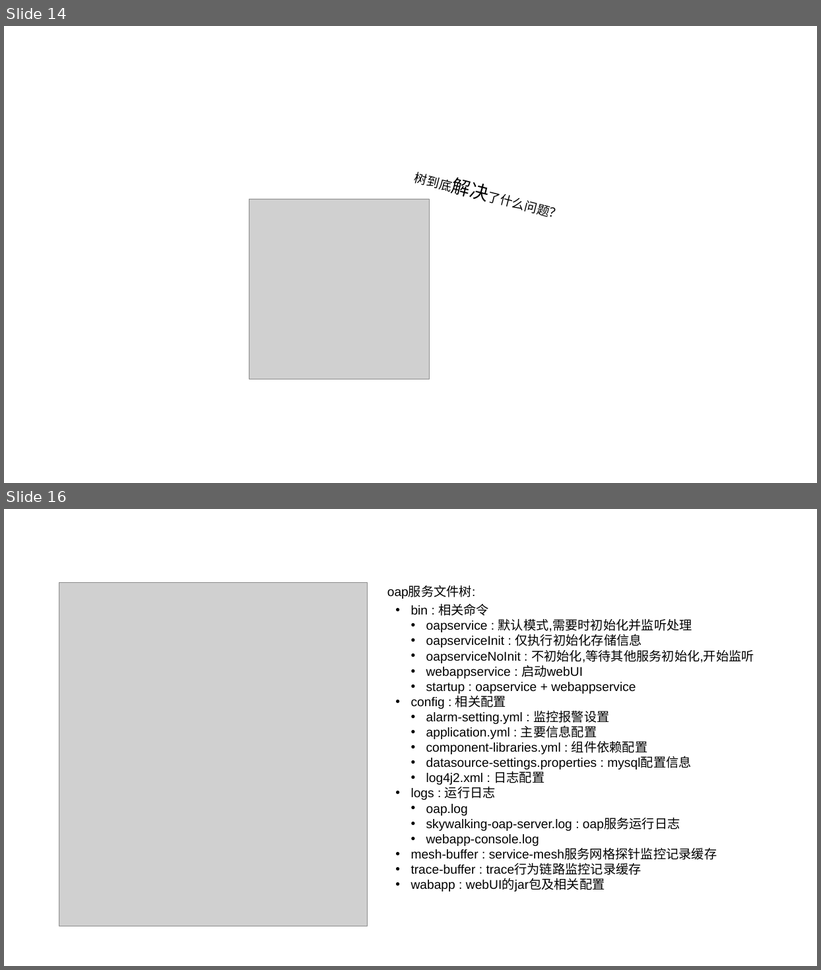
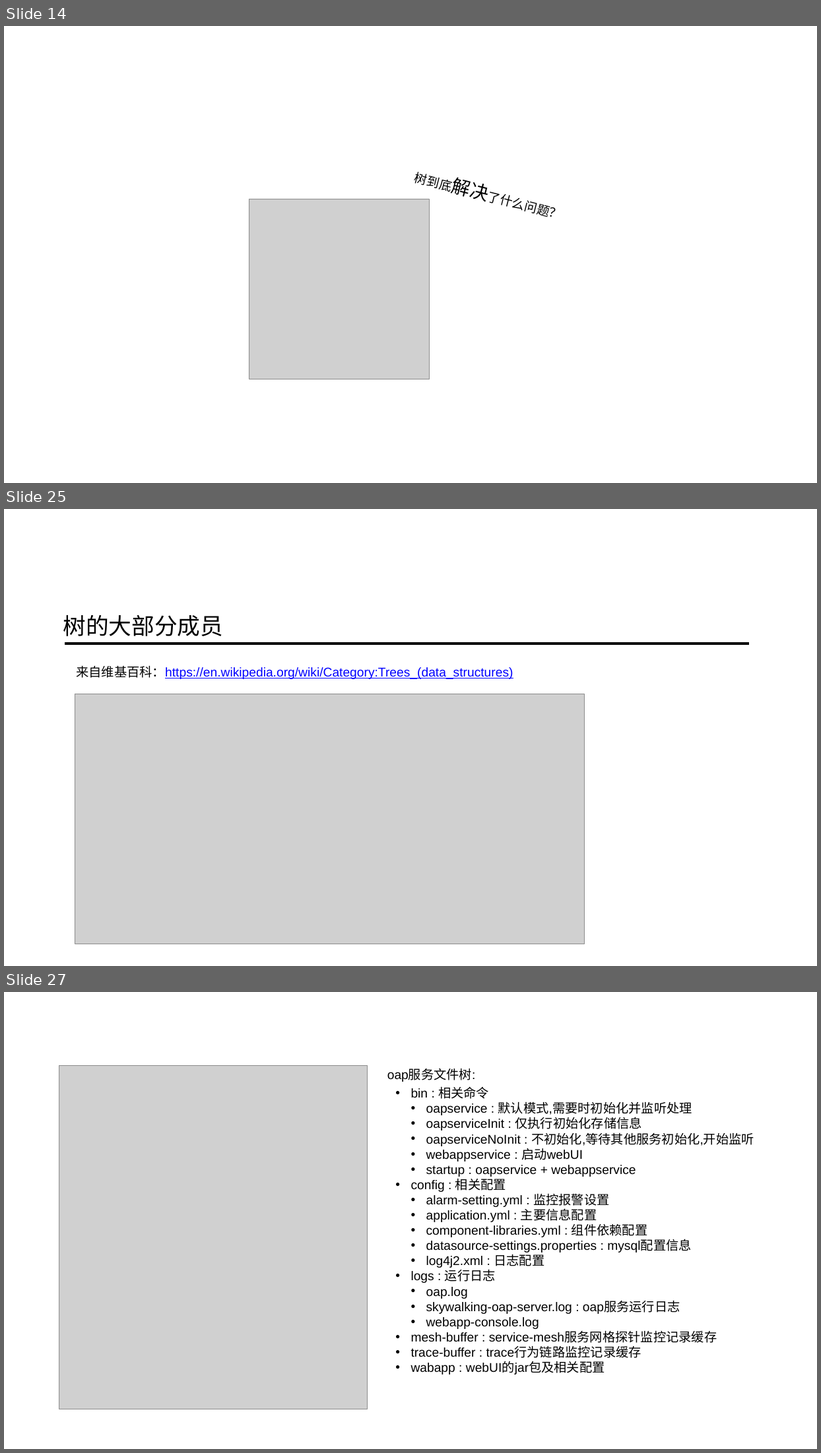
Before and after one commit to ainilili/data-structure-trees-demo, a slide deck: 数据结构之树.pptx. Shown one above the other, each under a label of ours: slides 14 and 16 before the commit, slides 14, 25 and 27 after it; the slides between them are not shown. The pictures are 821x970 and 821x1453 pixels, drawn with LibreOffice and Linux fonts; fonts in the diff are those of the drawing; grey boxes stand for pictures; background and template pictures are left out. Boxes give left, top, right and bottom in pixels: in the first picture for what was removed or moved away, otherwise in the second. Text is boxed around its words. In the diff, an @@ line names an element or a change of style, - is before the commit and + after.

```diff
--- a/数据结构之树.pptx
+++ b/数据结构之树.pptx
@@ slide 25 added at [4, 509, 817, 966], background picture (left out) @@
@@ text added at [63, 615, 224, 636], 54 pt, text #000000 @@
+树的大部分成员
@@ line added from (65, 644) to (749, 644), #000000 6.5 pt @@
@@ text added at [76, 665, 513, 679], 30 pt, text #0000FF, underline @@
+来自维基百科：https://en.wikipedia.org/wiki/Category:Trees_(data_structures)
@@ picture added at [75, 694, 584, 944] @@
@@ what was slide 16 is now slide 27 @@
```
Also in this commit, not shown: 2 slides changed, 10 other slides added.
